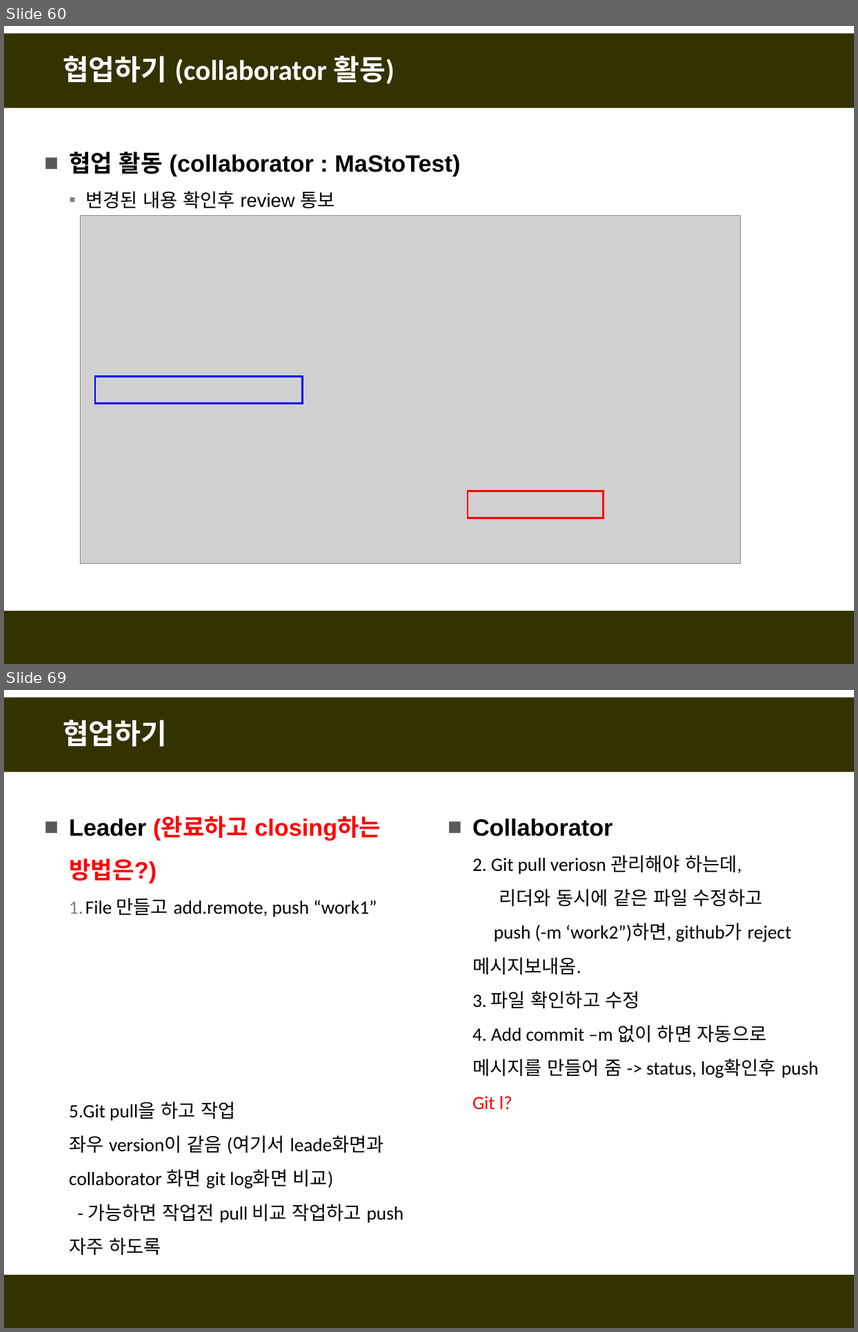
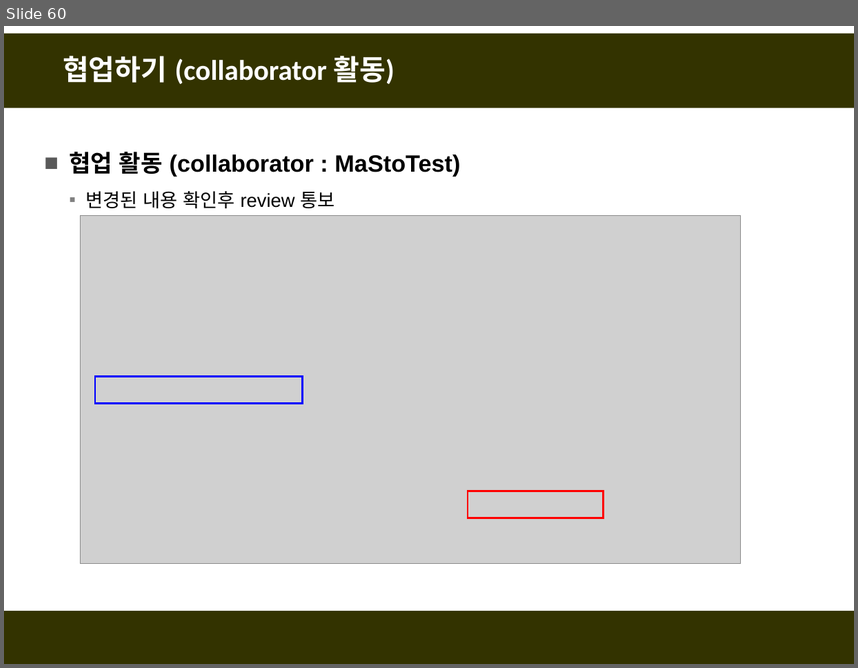
Before and after one commit to fasthill/github-lecture, a slide deck: git및github첫걸음4-협업하기.pptx. Shown one above the other, each under a label of ours: slides 60 and 69 before the commit, slide 60 after it; the slides between them are not shown. The pictures are 858x1332 and 858x668 pixels, drawn with LibreOffice and Linux fonts; fonts in the diff are those of the drawing; grey boxes stand for pictures. Boxes give left, top, right and bottom in pixels: in the first picture for what was removed or moved away, otherwise in the second. Text is boxed around its words. In the diff, an @@ line names an element or a change of style, - is before the commit and + after.

```diff
--- a/git및github첫걸음4-협업하기.pptx
+++ b/git및github첫걸음4-협업하기.pptx
@@ slide 69 removed at (x1=4, y1=690, x2=854, y2=1328), background #FFFFFF; not listed: 2 template elements that a slide beside it also shows @@
@@ title removed at (x1=63, y1=720, x2=167, y2=747) @@
-협업하기
@@ text removed at (x1=69, y1=817, x2=404, y2=1254) @@
-■ Leader (완료하고 closing하는 방법은?)
-  1. File 만들고 add.remote, push “work1”
-  5.Git pull을 하고 작업
-  좌우 version이 같음 (여기서 leade화면과 collaborator 화면 git log화면 비교)
-  - 가능하면 작업전 pull 비교 작업하고 push 자주 하도록
@@ text removed at (x1=473, y1=818, x2=819, y2=1109) @@
-■ Collaborator
-  2. Git pull veriosn 관리해야 하는데,
-  리더와 동시에 같은 파일 수정하고
-  push (-m ‘work2”)하면, github가 reject 메시지보내옴.
-  3. 파일 확인하고 수정
-  4. Add commit –m 없이 하면 자동으로 메시지를 만들어 줌 -> status, log확인후 push
-  Git l?
```
Also in this commit, not shown: 10 slides changed, 5 slides added, 34 other slides removed.
